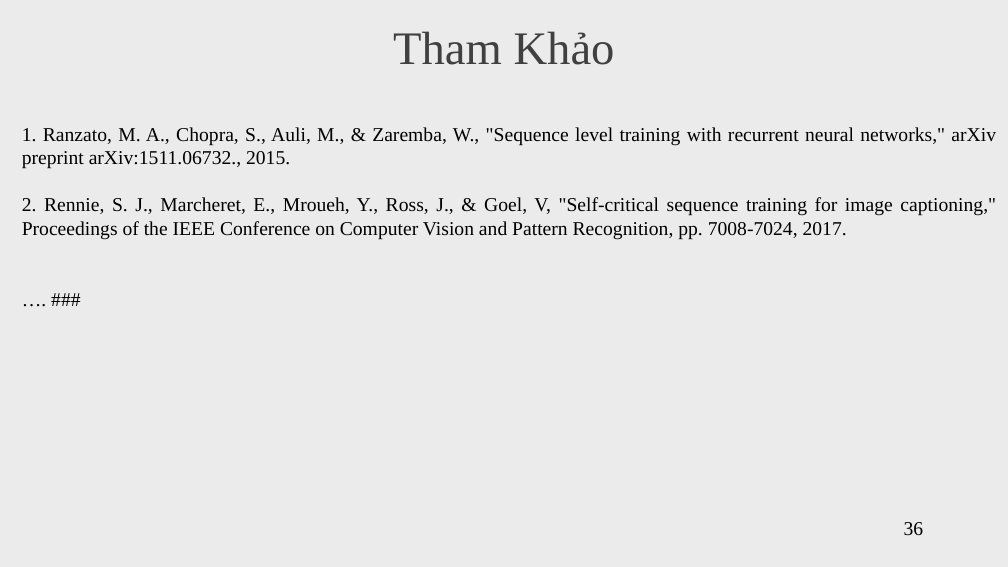
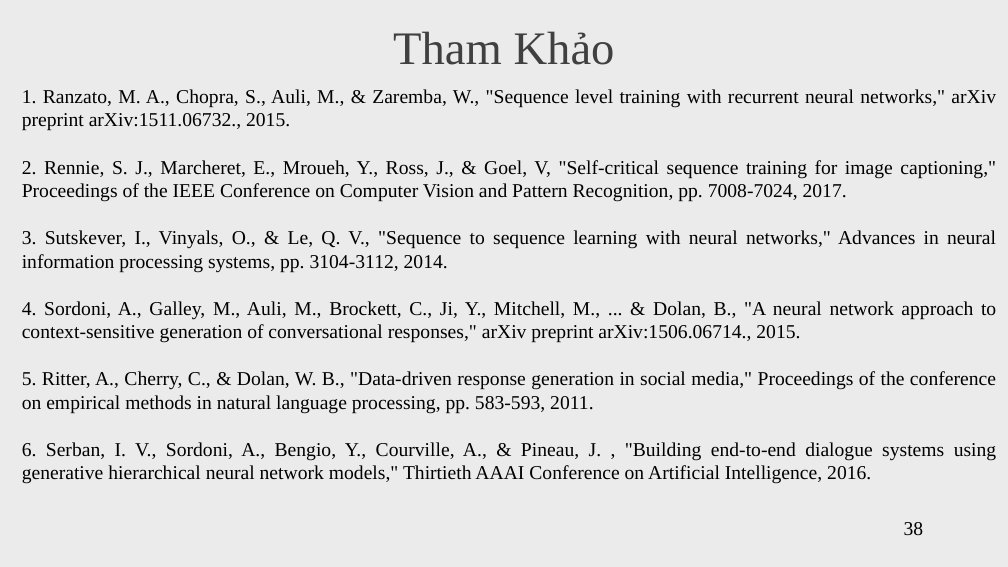
Before and after one commit to vanvibig/BaoCaoLuanVan, a slide deck: slide 38 of LVTN_Vi.pptx (slide 36 before the commit). Drawn at 1008x567 pixels with LibreOffice and Linux fonts; fonts in the diff are those of the drawing. Boxes give left, top, right and bottom in pixels: in the first picture for what was removed or moved away, otherwise in the second. Text is boxed around its words. In the diff, an @@ line names an element or a change of style, - is before the commit and + after.

Commit message:
fin pptx

```diff
--- a/LVTN_Vi.pptx
+++ b/LVTN_Vi.pptx
@@ text "1. Ranzato, M. A., Chopra, ...": place and size @@
-text "1. Ranzato, M. A., Chopra, ..." at (22, 127, 996, 240)
+text "1. Ranzato, M. A., Chopra, ..." at (22, 89, 997, 484)
@@ text at (22, 230, 997, 484): text changed @@
-…. ###
+3. Sutskever, I., Vinyals, O., & Le, Q. V., "Sequence to sequence learning with neural networks," Advances in neural information processing systems, pp. 3104-3112, 2014.
+4. Sordoni, A., Galley, M., Auli, M., Brockett, C., Ji, Y., Mitchell, M., ... & Dolan, B., "A neural network approach to context-sensitive generation of conversational responses," arXiv preprint arXiv:1506.06714., 2015.
+5. Ritter, A., Cherry, C., & Dolan, W. B., "Data-driven response generation in social media," Proceedings of the conference on empirical methods in natural language processing, pp. 583-593, 2011.
+6. Serban, I. V., Sordoni, A., Bengio, Y., Courville, A., & Pineau, J. , "Building end-to-end dialogue systems using generative hierarchical neural network models," Thirtieth AAAI Conference on Artificial Intelligence, 2016.
@@ page number at (904, 522, 924, 536): text changed @@
-36
+38
```
Also in this commit, not shown: 9 other slides changed, 4 slides added, 1 slide removed, 2 other files.
